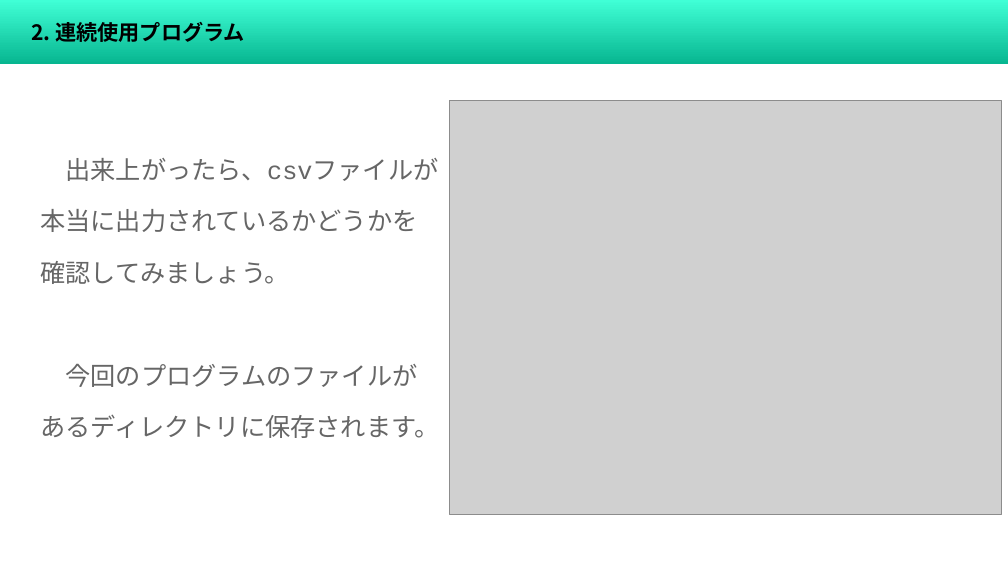
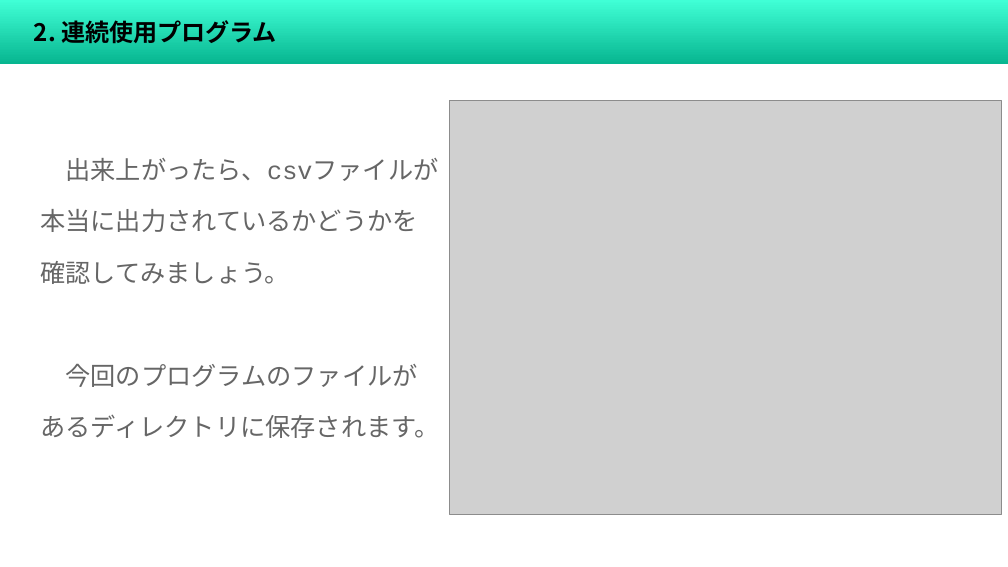
Before and after one commit to f-mio/ICTClub_uexc, a slide deck: slide 7 of 20210630_continuos_measure/20210630_ICT同好会.pptx. Drawn at 1008x567 pixels with LibreOffice and Linux fonts; fonts in the diff are those of the drawing; grey boxes stand for pictures. Boxes give left, top, right and bottom in pixels: in the first picture for what was removed or moved away, otherwise in the second. Text is boxed around its words. In the diff, an @@ line names an element or a change of style, - is before the commit and + after.

```diff
--- a/20210630_continuos_measure/20210630_ICT同好会.pptx
+++ b/20210630_continuos_measure/20210630_ICT同好会.pptx
@@ rectangle "2. 連続使用プログラム" at (x1=0, y1=0, x2=1008, y2=65): size 15.1 to 17.2 pt @@
```
Also in this commit, not shown: 11 other slides changed, 7 other files.
